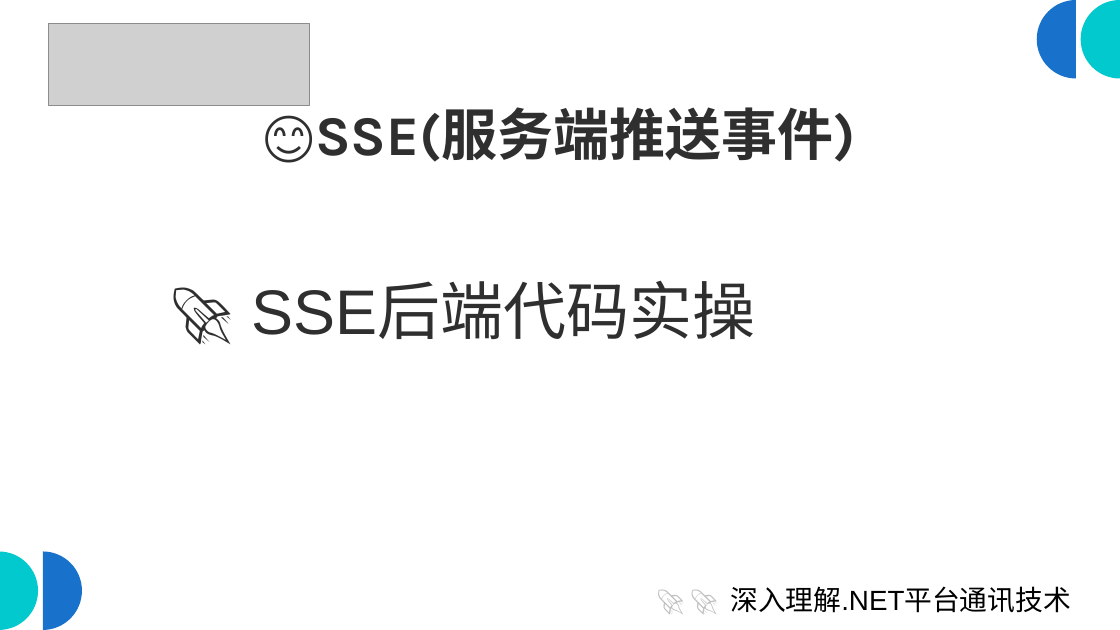
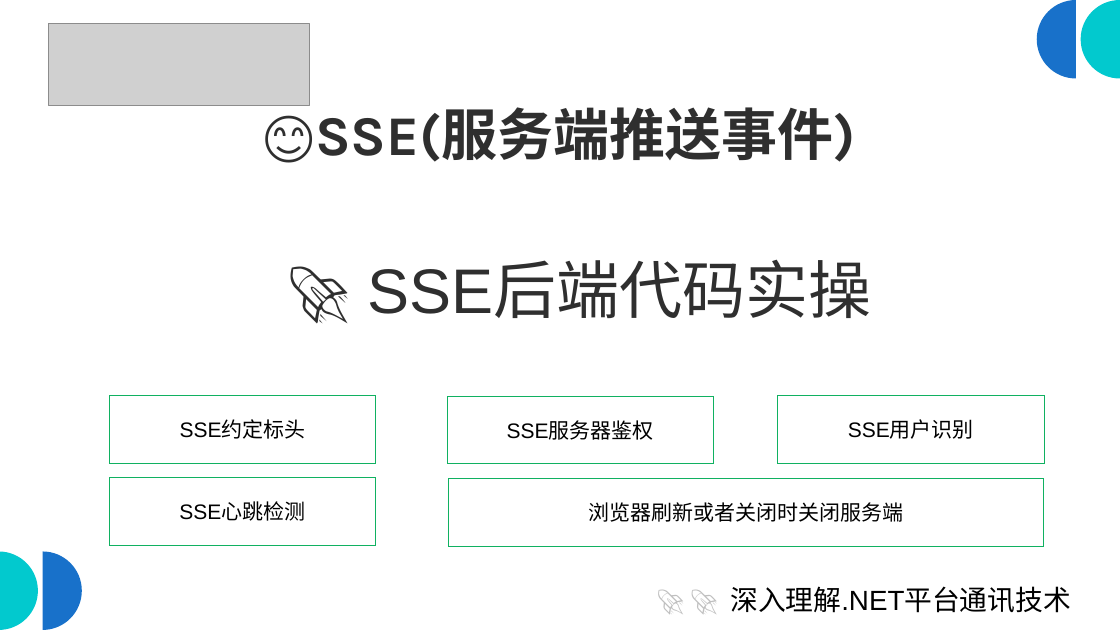
Before and after one commit to scottfly189/dotnet_net_course, a slide deck: slide 5 of src/8.SseDemo/sse_server.odp. Drawn at 1120x630 pixels with LibreOffice and Linux fonts; fonts in the diff are those of the drawing; grey boxes stand for pictures. Boxes give left, top, right and bottom in pixels: in the first picture for what was removed or moved away, otherwise in the second. Text is boxed around its words. In the diff, an @@ line names an element or a change of style, - is before the commit and + after.

```diff
--- a/src/8.SseDemo/sse_server.odp
+++ b/src/8.SseDemo/sse_server.odp
@@ text "🚀 SSE后端代码实操": place and size @@
-text "🚀 SSE后端代码实操" at <box>163,267,1049,386</box>
+text "🚀 SSE后端代码实操" at <box>174,246,986,365</box>
@@ text "🚀 SSE后端代码实操" at <box>174,246,986,365</box>: alignment left to centre @@
@@ rectangle added at <box>110,395,376,463</box>, outline #10B161 0 pt, 18 pt, text #000000 @@
+SSE约定标头
@@ rectangle added at <box>447,396,713,464</box>, outline #10B161 0 pt, 18 pt, text #000000 @@
+SSE服务器鉴权
@@ rectangle added at <box>777,395,1044,463</box>, outline #10B161 0 pt, 18 pt, text #000000 @@
+SSE用户识别
@@ rectangle added at <box>109,477,375,545</box>, outline #10B161 0 pt, 18 pt, text #000000 @@
+SSE心跳检测
@@ rectangle added at <box>447,478,1043,546</box>, outline #10B161 0 pt, 18 pt, text #000000 @@
+浏览器刷新或者关闭时关闭服务端
```
Also in this commit, not shown: 7 other slides changed, 2 slides added, 8 other files.
